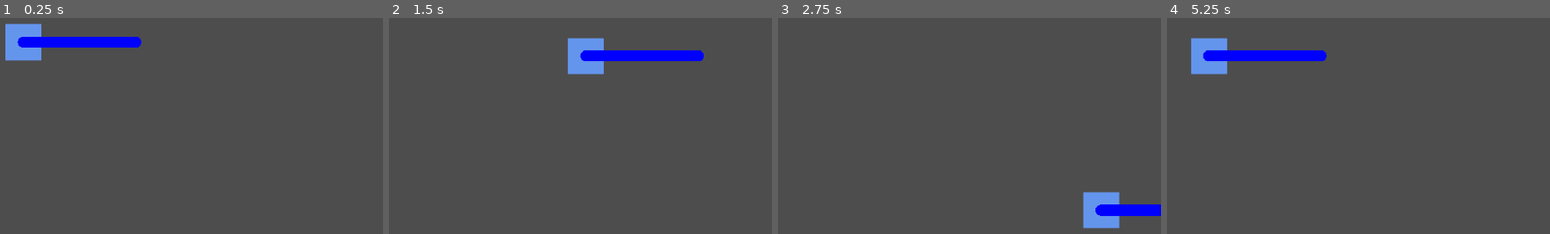
Above: before the commit, frames 1-4 (left to right).
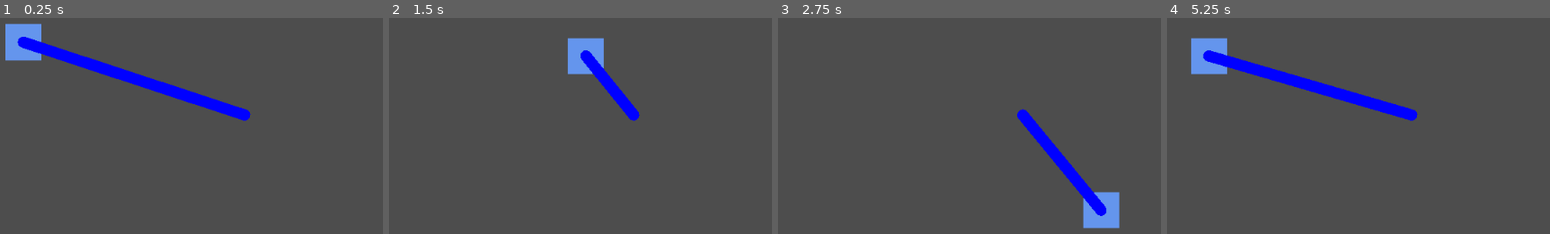
Above: after the commit, the same moments.

Repository: jonjud/Static-Line
Game: Godot game, scene res://scenes/main.tscn
The game is run twice, just before and just after one commit, with the same random seed, the same clock (stepped at 60 frames per second) and the same inputs.
Inputs:
- Up to frame 1 (0.25 s): no input
- Up to frame 2 (1.5 s): tap Enter at 0.5 s; hold D (move_right) 0.53-1.28 s; hold S (move_down) from 1.28 s (still down)
- Up to frame 3 (2.75 s): release S (move_down) at 2.03 s; hold D (move_right) from 2.03 s (still down)
- Up to frame 4 (5.25 s): release D (move_right) at 2.78 s; hold W (move_up) 2.78-3.53 s; hold A (move_left) 3.53-5.03 s; hold S (move_down) from 5.03 s (still down)

The runs differ from the first frame. In frame 1, 4.4% of the frame differs, in the area x 5-66%, y 8-48%; in frame 2, 2.5%; in frame 3, 2.5%; in frame 4, 4.1%.

Commit message:
Final first level of cable oh my god hehehehe

Diff:
--- a/scenes/main.tscn
+++ b/scenes/main.tscn
@@ -1,12 +1,13 @@
 [gd_scene format=3 uid="uid://bsclxq4y8bfbc"]
 
+[ext_resource type="Script" uid="uid://dwhfqgtvmlqmi" path="res://scripts/main.gd" id="1_0wfyh"]
 [ext_resource type="PackedScene" uid="uid://b1b1ajvfpiu16" path="res://scenes/drone.tscn" id="1_o5qli"]
-[ext_resource type="Script" uid="uid://dk74vx4r5hx58" path="res://systems/cable.gd" id="2_0wfyh"]
 
 [node name="main" type="Node2D" unique_id=1593671086]
+script = ExtResource("1_0wfyh")
 
 [node name="Drone" parent="." unique_id=652969609 instance=ExtResource("1_o5qli")]
 position = Vector2(320, 180)
 
-[node name="Node" type="Node2D" parent="." unique_id=383959854]
-script = ExtResource("2_0wfyh")
+[node name="Marker2D" type="Marker2D" parent="." unique_id=1194924759]
+position = Vector2(517, 245)
--- a/scripts/drone.gd
+++ b/scripts/drone.gd
@@ -3,18 +3,17 @@
 @export var speed : float = 200.0
 @export var accel : float = 800.0
 @export var length : float = 100.0
-var cable : Line2D
+var cable : Node2D
+
+
 func _ready() -> void:
 	add_to_group("player")
-	cable = Cable.new().create_line()
-	cable.add_point(Vector2.ZERO)
-	cable.add_point(Vector2(length,0))
-	add_child(cable)
 
 func handle_movement(delta: float) -> void:
 	#get_vector = already normalized()
 	var dir : Vector2 = Input.get_vector("move_left","move_right","move_up","move_down")
 	velocity = velocity.move_toward(dir * speed , accel *delta)
+	rotation = dir.angle()
 
 func _physics_process(delta: float) -> void:
 	handle_movement(delta)
--- /dev/null
+++ b/scripts/main.gd
@@ -0,0 +1,9 @@
+extends Node2D
+
+var cable : Cable
+
+func _ready() -> void:
+	cable = Cable.new()
+	cable.begin_connector = $Drone
+	cable.end_connector = $Marker2D
+	add_child(cable)
--- a/systems/cable.gd
+++ b/systems/cable.gd
@@ -1,16 +1,28 @@
 extends Node2D
 class_name Cable
 
-var target : Node2D
+var begin_connector : Node2D
+var end_connector : Node2D
+var line : Line2D = Line2D.new()
 
 func _ready() -> void:
-	target = get_tree().get_first_node_in_group("player")
+	create_line()
+	set_cable_points()
 
-
-func create_line() -> Line2D:
-	var line : Line2D = Line2D.new()
+func create_line() -> void:
 	line.joint_mode = Line2D.LINE_JOINT_ROUND
 	line.begin_cap_mode = Line2D.LINE_CAP_ROUND
 	line.end_cap_mode = Line2D.LINE_CAP_ROUND
 	line.default_color = Color.BLUE
-	return line
+	add_child(line)
+
+func set_cable_points() -> void:
+	line.add_point(to_local(begin_connector.global_position))
+	line.add_point(to_local(end_connector.global_position))
+
+
+func move_line(index: int) -> void:
+	line.set_point_position(index,to_local(begin_connector.global_position))
+
+func _physics_process(delta: float) -> void:
+	move_line(0)
Not shown, added: scripts/main.gd.uid
